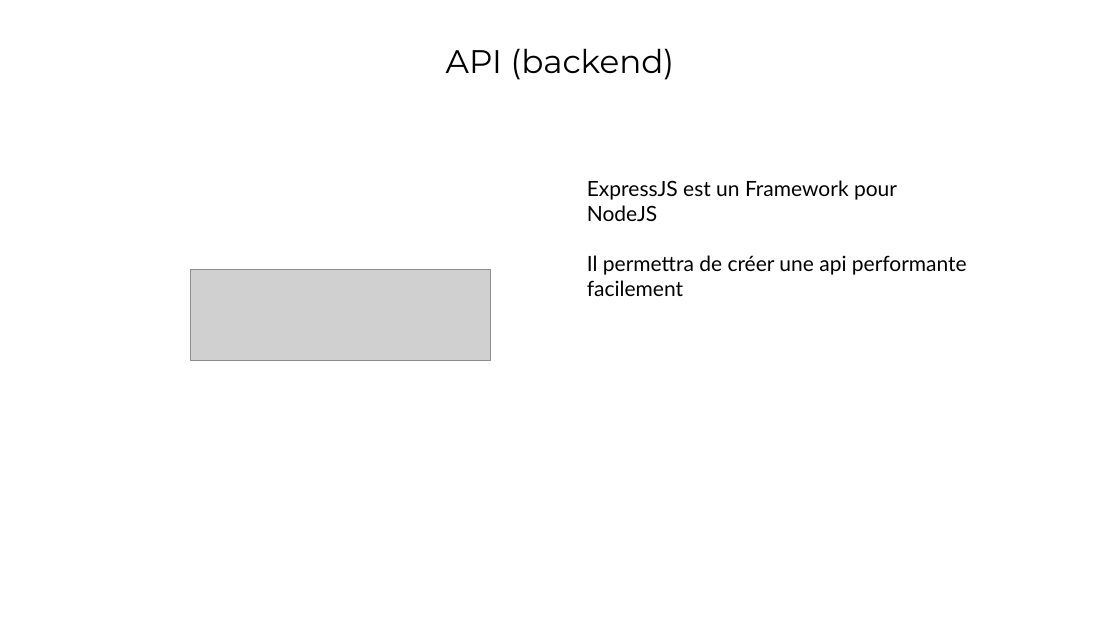
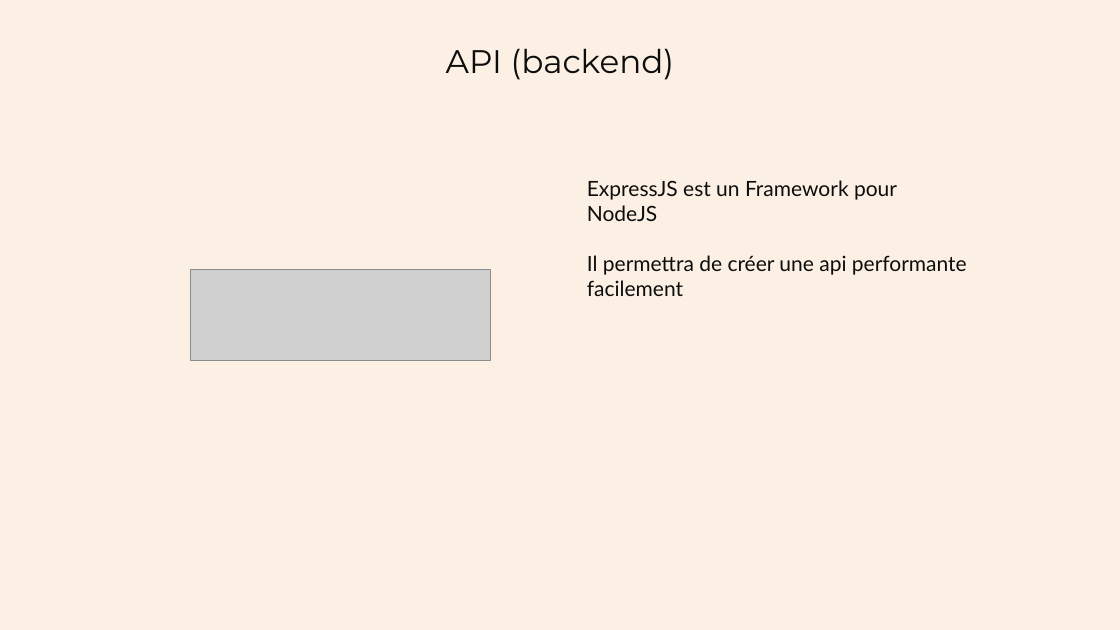
Before and after one commit to Arnaud-B-OC/oc-p4, a slide deck: slide 4 of Présentation - Solution Technique.pptx. Drawn at 1120x630 pixels with LibreOffice and Linux fonts; fonts in the diff are those of the drawing; grey boxes stand for pictures. Boxes give left, top, right and bottom in pixels: in the first picture for what was removed or moved away, otherwise in the second. Text is boxed around its words. In the diff, an @@ line names an element or a change of style, - is before the commit and + after.

```diff
--- a/Présentation - Solution Technique.pptx
+++ b/Présentation - Solution Technique.pptx
@@ background #FFFFFF to #FBF0E3 @@
@@ text "API (backend)" at [446,48,675,80]: text colour #000000 to #0D0D0D @@
@@ text "ExpressJS est un Framework pour ..." at [587,180,967,275]: text colour #000000 to #0D0D0D @@
```
Also in this commit, not shown: 11 other slides changed, 3 slides added, 2 slides removed.
